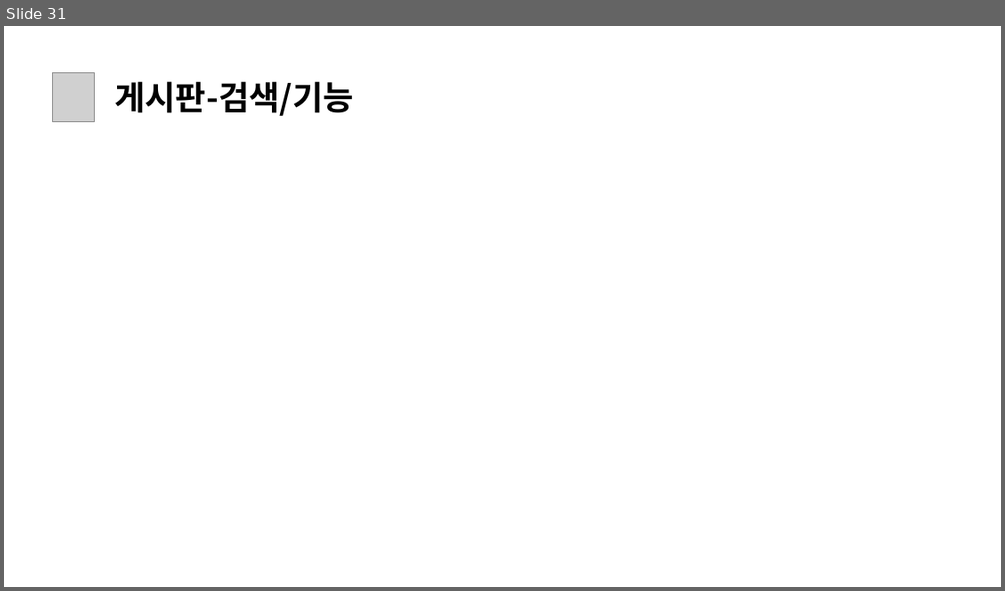
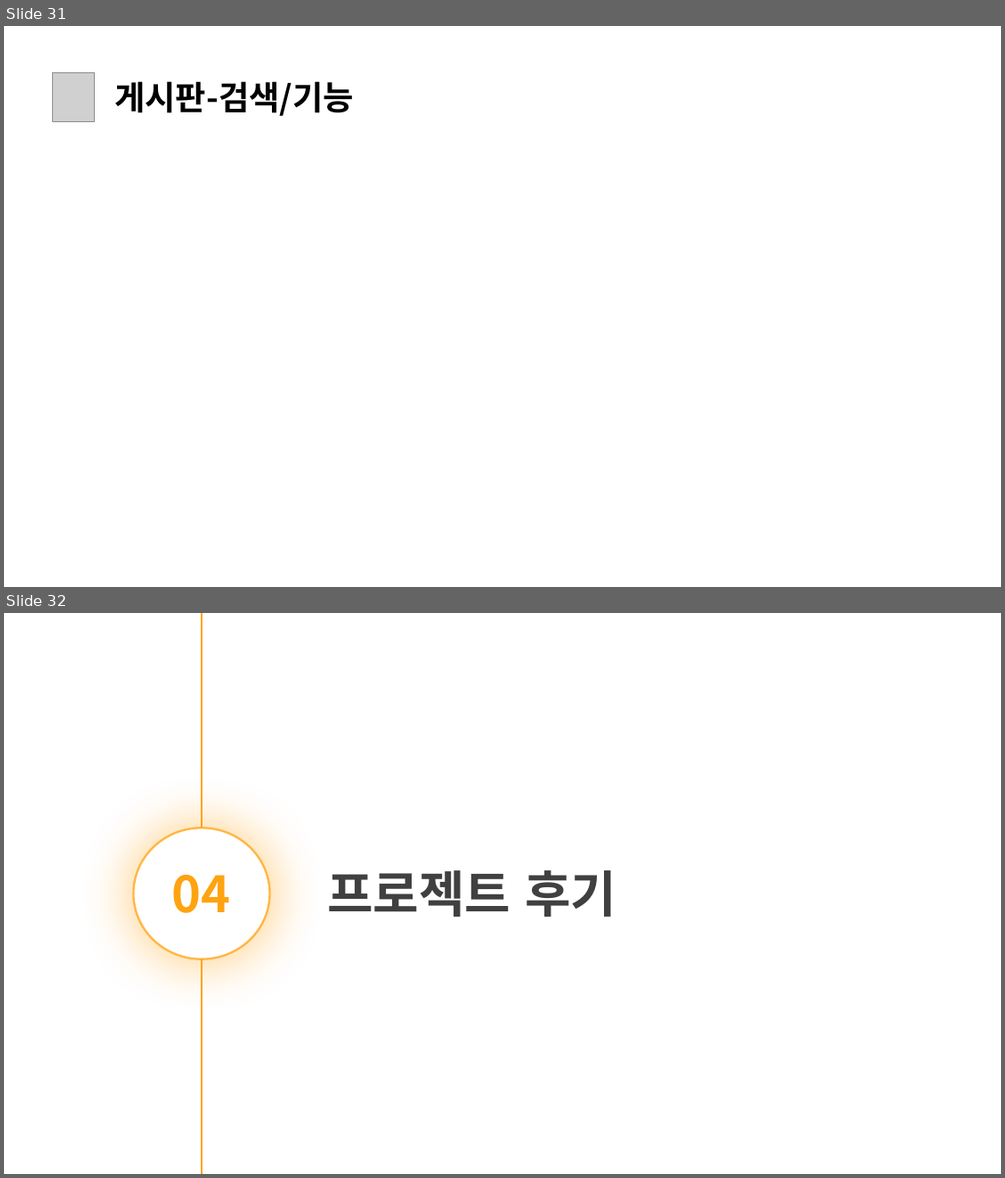
Before and after one commit to daseullll/HappyHouse, a slide deck: happyhouse_광주4반.pptx. Shown one above the other, each under a label of ours: slide 31 before the commit, slides 31 and 32 after it. The pictures are 1005x591 and 1005x1178 pixels, drawn with LibreOffice and Linux fonts; fonts in the diff are those of the drawing; grey boxes stand for pictures. Boxes give left, top, right and bottom in pixels: in the first picture for what was removed or moved away, otherwise in the second. Text is boxed around its words. In the diff, an @@ line names an element or a change of style, - is before the commit and + after.

```diff
--- a/happyhouse_광주4반.pptx
+++ b/happyhouse_광주4반.pptx
@@ slide 32 added at box(4, 613, 1001, 1174), background #FFFFFF @@
@@ line added from (202, 1174) to (202, 613), #FFA310 2 pt @@
@@ ellipse added at box(133, 827, 269, 958), fill #FFFFFF, outline #FFA310 2 pt @@
@@ text added at box(171, 874, 230, 913), 48 pt, text #FFA310, bold @@
+04
@@ text added at box(328, 870, 616, 916), 48 pt, text #404040, bold @@
+프로젝트 후기
```
Also in this commit, not shown: 9 slides changed, 6 other slides added, 4 slides removed, 8 other files.
